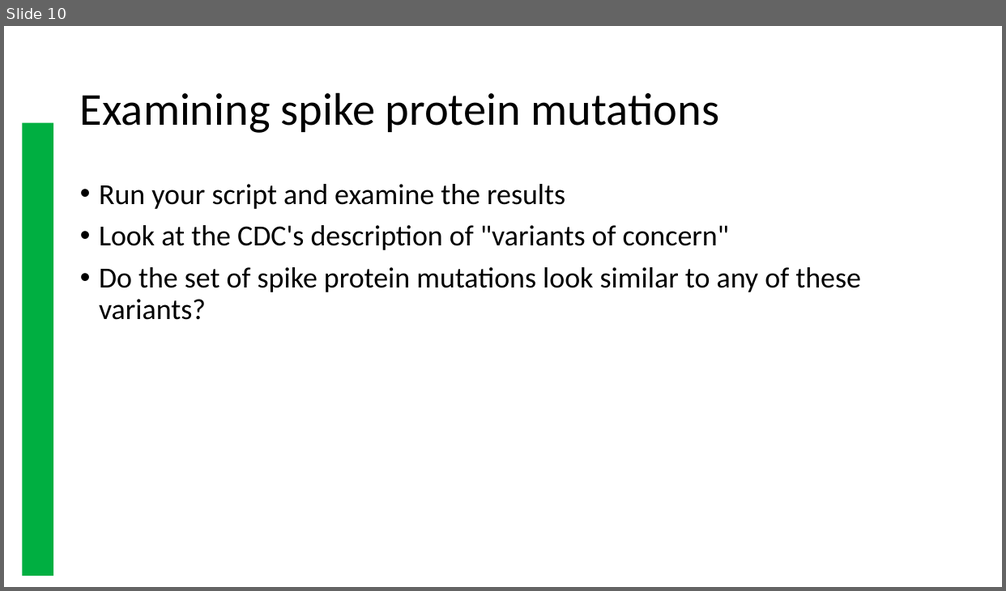
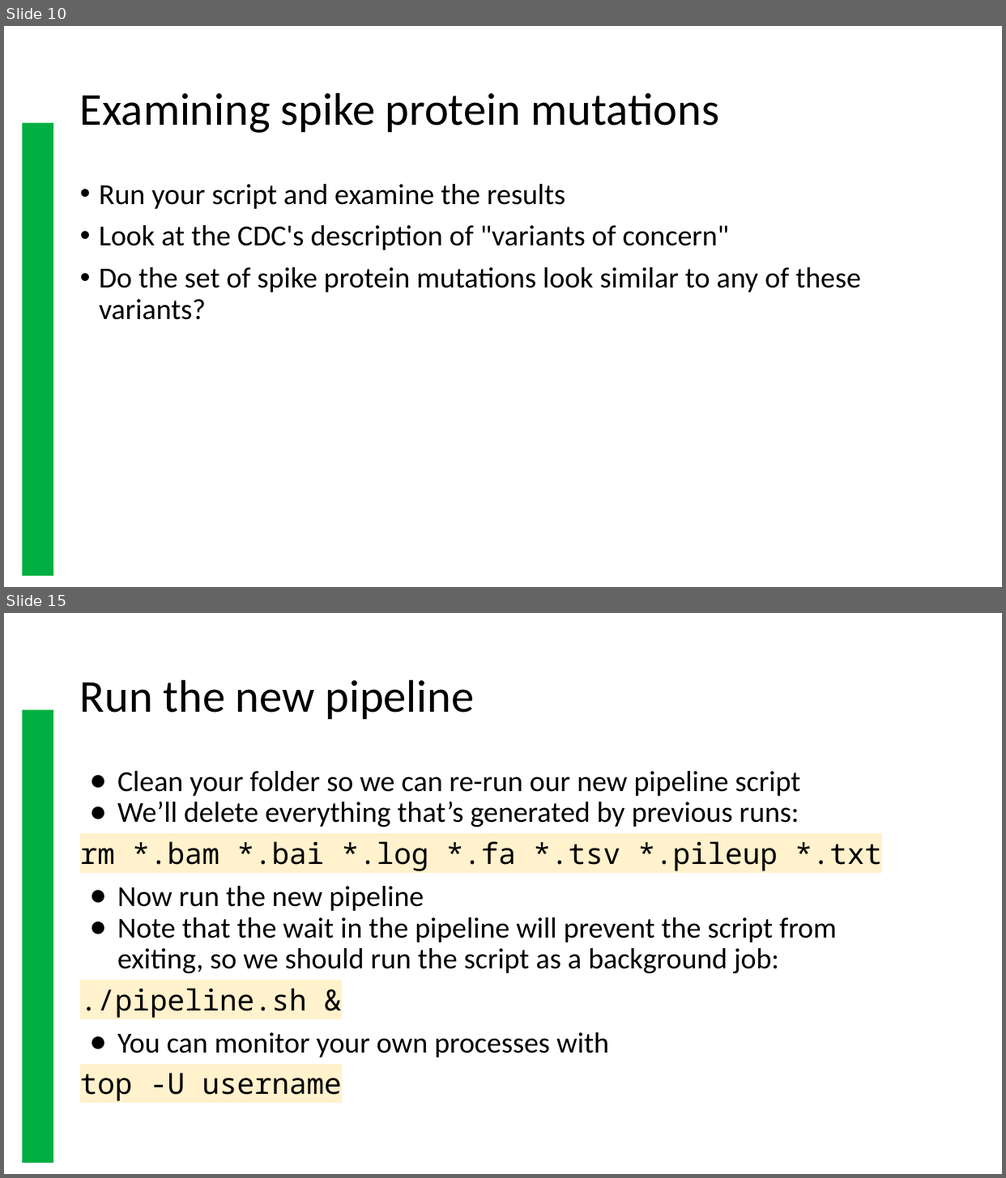
Before and after one commit to WVINBREbootcamp/BootcampPresentationsOld, a slide deck: ivar.pptx. Shown one above the other, each under a label of ours: slide 10 before the commit, slides 10 and 15 after it; the slides between them are not shown. The pictures are 1006x591 and 1006x1178 pixels, drawn with LibreOffice and Linux fonts; fonts in the diff are those of the drawing; background and template pictures are left out. Boxes give left, top, right and bottom in pixels: in the first picture for what was removed or moved away, otherwise in the second. Text is boxed around its words. In the diff, an @@ line names an element or a change of style, - is before the commit and + after.

```diff
--- a/ivar.pptx
+++ b/ivar.pptx
@@ slide 15 added at (x1=4, y1=613, x2=1002, y2=1174), background #FFFFFF; not listed: 1 template element that a slide beside it also shows @@
@@ title added at (x1=80, y1=679, x2=474, y2=719), 44 pt, text #000000 @@
+Run the new pipeline
@@ text added at (x1=80, y1=771, x2=882, y2=1101), 28 pt, text #000000 @@
+● Clean your folder so we can re-run our new pipeline script
+● We’ll delete everything that’s generated by previous runs:
+rm *.bam *.bai *.log *.fa *.tsv *.pileup *.txt
+● Now run the new pipeline
+● Note that the wait in the pipeline will prevent the script from exiting, so we should run the script as a background job:
+./pipeline.sh &
+● You can monitor your own processes with
+top -U username
```
Also in this commit, not shown: 4 slides changed, 3 other slides added.
